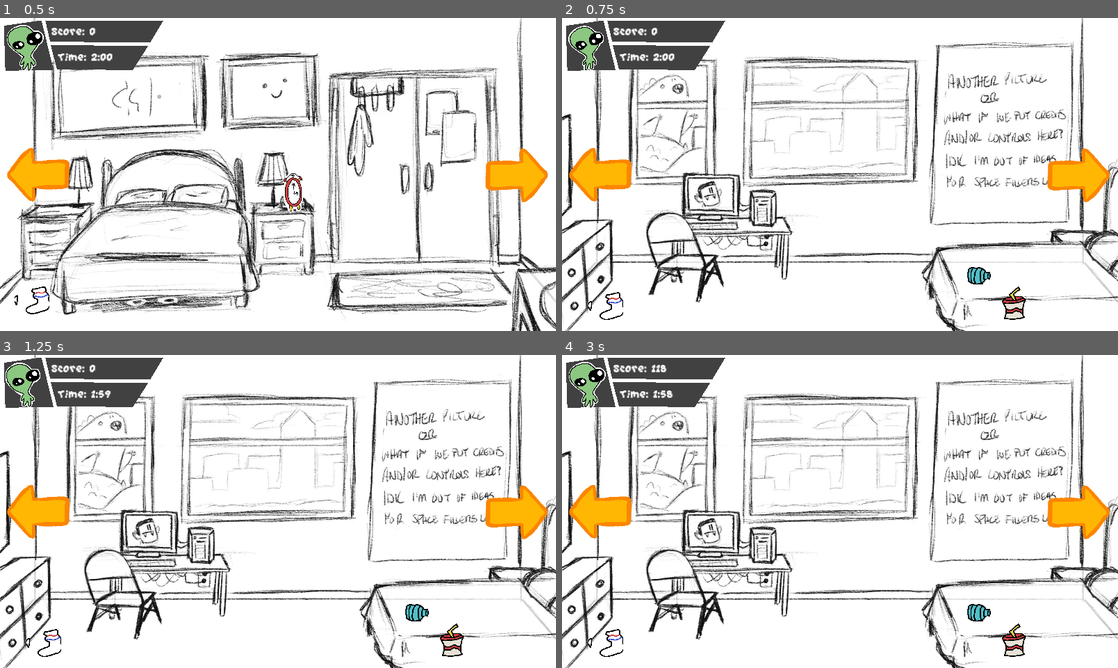
Above: before the commit, frames 1-4 (two rows, left to right).
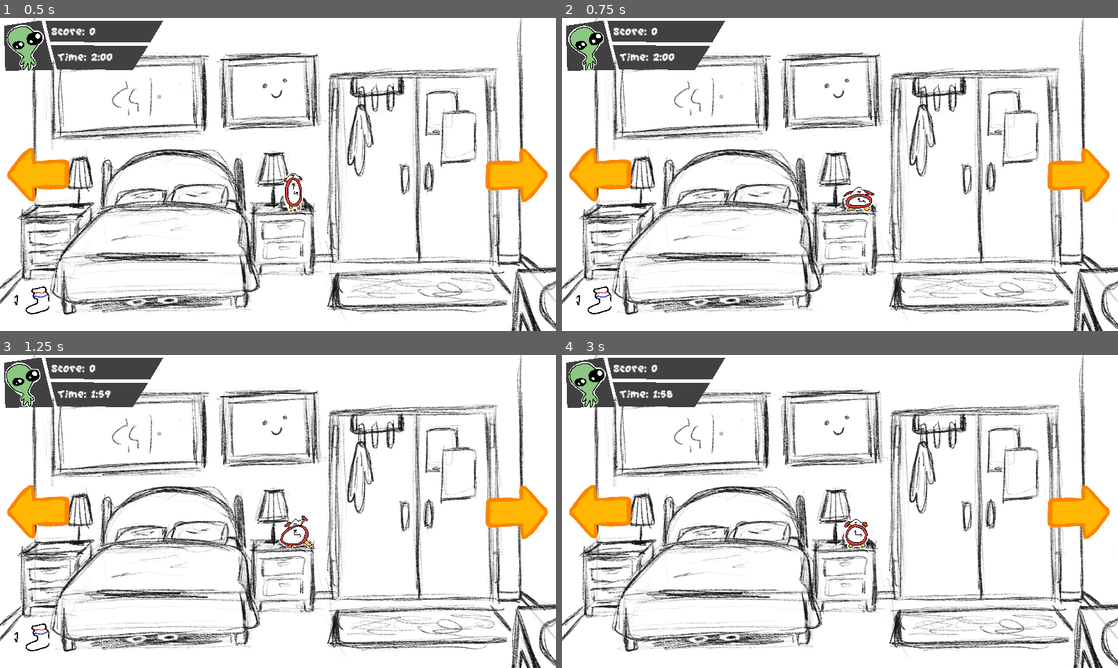
Above: after the commit, the same moments.

Repository: theloushan/Apartment-Complex-SBIG2024-Demo
Game: Godot game, scene res://Levels/level 1_chore_backup.tscn
Same seed, same stepped clock (60 frames per second), same inputs: the game is played once before the commit and once after it. This scene is started directly instead of the project's main scene.
Inputs (mouse positions are in pixels of both pictures, inside the frame that each line leads up to):
- Up to frame 1 (0.5 s): no input
- Up to frame 2 (0.75 s): click (600, 174) at 0.5 s
- Up to frame 3 (1.25 s): no input
- Up to frame 4 (3 s): click (1079, 511) at 1.25 s; click (595, 639) at 2.02 s; click (600, 511) at 2.75 s

Frame 1 is identical in both runs. In frame 2, 29% of the frame differs, in the area x 0-100%, y 0-100%; in frame 3, 29%; in frame 4, 29%.
Error after the commit: Attempt to call function 'play' in base 'null instance' on a null instance. (res://Scripts/game_camera.gd:18)

Commit message:
Added SFX, removed test build exes, added game icon, updated game times to final version, and exported demo version exe
SFX
- VA lines added for Cat, TV, and Window Distractions
- Phone SFX replaced with VA line
- SFX added for all button clicks
- SFX added for Chore spawn and Chore removal
- SFX added for Distraction completion

Executables
- Test build executables from 7/6/24 removed
- New "demo" build executables added

Graphics
- Updated game icon to match itch.io thumbnail

Gameplay
- Updated timers to match final gameplay parameters
- Game runs for 120 seconds
- Chores spawn in every 2-5 seconds
- Distractions activate every 16 seconds, decrementing by 1 second for every time a Distraction is spawned

Diff:
--- a/Assets/chore.tscn
+++ b/Assets/chore.tscn
@@ -1,7 +1,9 @@
-[gd_scene load_steps=12 format=3 uid="uid://rcckel45oi8x"]
+[gd_scene load_steps=14 format=3 uid="uid://rcckel45oi8x"]
 
 [ext_resource type="Script" path="res://Scripts/chore_script.gd" id="1_enxdp"]
 [ext_resource type="Texture2D" uid="uid://dojcp1gqa02fr" path="res://Assets/Sprite Sheets/Trash.PNG" id="2_43l2s"]
+[ext_resource type="AudioStream" uid="uid://l3w7gc3cwv6w" path="res://Assets/Sounds/cloth2.ogg" id="3_6unub"]
+[ext_resource type="AudioStream" uid="uid://c0n4xifa8xdtf" path="res://Assets/Sounds/phaseJump3.ogg" id="4_keg4o"]
 
 [sub_resource type="AtlasTexture" id="AtlasTexture_7usva"]
 atlas = ExtResource("2_43l2s")
@@ -83,3 +85,7 @@
 sprite_frames = SubResource("SpriteFrames_c865o")
 
 [node name="Chore Sound" type="AudioStreamPlayer2D" parent="."]
+stream = ExtResource("3_6unub")
+
+[node name="Remove Sound" type="AudioStreamPlayer" parent="."]
+stream = ExtResource("4_keg4o")
--- a/Levels/level 1.tscn
+++ b/Levels/level 1.tscn
@@ -17,19 +17,28 @@
 [ext_resource type="AudioStream" uid="uid://f4hhxyyyaici" path="res://Assets/Sounds/generic-alarm-clock.mp3" id="11_p1i1b"]
 [ext_resource type="Script" path="res://Scripts/menu_button.gd" id="12_hwqiq"]
 [ext_resource type="Texture2D" uid="uid://qf2dneedo070" path="res://Assets/Buttons/Menu_Button-1.png" id="12_jmynp"]
+[ext_resource type="AudioStream" uid="uid://dl8sjokr5nkea" path="res://Assets/Sounds/pepSound3.ogg" id="12_n5uuj"]
 [ext_resource type="FontFile" uid="uid://cb4xssjf63m48" path="res://Assets/GrapeSoda.ttf" id="12_oc1ta"]
 [ext_resource type="Texture2D" uid="uid://bttri2b6i31ch" path="res://Assets/Buttons/Menu_Button-2.png" id="13_1bd68"]
-[ext_resource type="AudioStream" uid="uid://qj37nw3kixt1" path="res://Assets/Sounds/rotary-phone-ring.mp3" id="13_igj2a"]
+[ext_resource type="AudioStream" uid="uid://m8rbqmm5ws2e" path="res://Assets/Sounds/ACLetim_Warranty.wav" id="13_kx4m3"]
 [ext_resource type="SpriteFrames" uid="uid://ds68l74htn8fp" path="res://Assets/Sprite Sheets/Cat Animations.tres" id="14_5x2ag"]
 [ext_resource type="Texture2D" uid="uid://c1fb8qnwd5ryk" path="res://Assets/Buttons/Menu_Button-3.png" id="14_vmoni"]
 [ext_resource type="Texture2D" uid="uid://b04y3sokpbjok" path="res://Assets/Buttons/Exit_Game_Button-1.png" id="15_0cqgs"]
 [ext_resource type="SpriteFrames" uid="uid://cilmwrgclv12e" path="res://Assets/Sprite Sheets/TV Animations.tres" id="15_422dv"]
 [ext_resource type="SpriteFrames" uid="uid://cgh3wdjk12ctw" path="res://Assets/Sprite Sheets/Window  Animations.tres" id="16_1kwxi"]
+[ext_resource type="AudioStream" uid="uid://s6e4jlbt7j1c" path="res://Assets/Sounds/MEOW.wav" id="16_at7s0"]
+[ext_resource type="AudioStream" uid="uid://cl7x567438wjt" path="res://Assets/Sounds/ACLetim_Caeruleus.wav" id="16_ephjy"]
 [ext_resource type="Texture2D" uid="uid://bj1krf784ddle" path="res://Assets/Buttons/Exit_Game_Button-2.png" id="16_v28pd"]
 [ext_resource type="Texture2D" uid="uid://cokvl1ixwn5pd" path="res://Assets/Buttons/Exit_Game_Button-3.png" id="17_tw5dv"]
+[ext_resource type="AudioStream" uid="uid://m8j0cdcwtrnx" path="res://Assets/Sounds/ACLetim_Neighbors.wav" id="18_rher8"]
 [ext_resource type="Script" path="res://Scripts/g_timer.gd" id="18_xjoe1"]
 [ext_resource type="Script" path="res://Scripts/chore_nodes.gd" id="19_0gvcn"]
 [ext_resource type="AudioStream" uid="uid://b5p64vydicwda" path="res://Assets/circle 5ths menu.wav" id="19_152nc"]
+[ext_resource type="AudioStream" uid="uid://2n4fj7qqp7pk" path="res://Assets/Sounds/woosh1.ogg" id="22_boatg"]
+[ext_resource type="AudioStream" uid="uid://c0n4xifa8xdtf" path="res://Assets/Sounds/phaseJump3.ogg" id="22_qig2k"]
+[ext_resource type="AudioStream" uid="uid://npcsupcol7do" path="res://Assets/Sounds/woosh8.ogg" id="24_10tfq"]
+[ext_resource type="AudioStream" uid="uid://bx60e24voqx5k" path="res://Assets/Sounds/error_003.ogg" id="31_jhb0l"]
+[ext_resource type="AudioStream" uid="uid://bauj0amw44rdx" path="res://Assets/Sounds/confirmation_004.ogg" id="35_4dfim"]
 
 [sub_resource type="AnimatedTexture" id="AnimatedTexture_33xne"]
 frames = 3
@@ -81,7 +90,7 @@
 [node name="dTimer" type="Timer" parent="Gameplay"]
 wait_time = 30.0
 script = ExtResource("3_0hkqt")
-metadata/startTime = 10
+metadata/startTime = 16
 
 [node name="Distraction Nodes" type="Node" parent="Gameplay"]
 script = ExtResource("4_8q7eo")
@@ -104,6 +113,9 @@
 [node name="Distraction SFX" parent="Gameplay/Distraction Nodes/Distraction" index="1"]
 stream = ExtResource("11_p1i1b")
 
+[node name="Removal SFX" type="AudioStreamPlayer" parent="Gameplay/Distraction Nodes/Distraction"]
+stream = ExtResource("12_n5uuj")
+
 [node name="Distraction2" parent="Gameplay/Distraction Nodes" instance=ExtResource("5_bmb2e")]
 offset_left = 886.0
 offset_top = -54.0
@@ -121,7 +133,10 @@
 animation = &"phoneIdle"
 
 [node name="Distraction SFX" parent="Gameplay/Distraction Nodes/Distraction2" index="1"]
-stream = ExtResource("13_igj2a")
+stream = ExtResource("13_kx4m3")
+
+[node name="Removal SFX" type="AudioStreamPlayer" parent="Gameplay/Distraction Nodes/Distraction2"]
+stream = ExtResource("12_n5uuj")
 
 [node name="Distraction3" parent="Gameplay/Distraction Nodes" instance=ExtResource("5_bmb2e")]
 offset_left = 1495.0
@@ -140,6 +155,12 @@
 animation = &"catIdle"
 frame_progress = 0.710639
 
+[node name="Distraction SFX" parent="Gameplay/Distraction Nodes/Distraction3" index="1"]
+stream = ExtResource("16_at7s0")
+
+[node name="Removal SFX" type="AudioStreamPlayer" parent="Gameplay/Distraction Nodes/Distraction3"]
+stream = ExtResource("12_n5uuj")
+
 [node name="Distraction4" parent="Gameplay/Distraction Nodes" instance=ExtResource("5_bmb2e")]
 offset_left = 2379.0
 offset_top = -124.0
@@ -156,6 +177,12 @@
 sprite_frames = ExtResource("15_422dv")
 animation = &"tvIdle"
 
+[node name="Distraction SFX" parent="Gameplay/Distraction Nodes/Distraction4" index="1"]
+stream = ExtResource("16_ephjy")
+
+[node name="Removal SFX" type="AudioStreamPlayer" parent="Gameplay/Distraction Nodes/Distraction4"]
+stream = ExtResource("12_n5uuj")
+
 [node name="Distraction5" parent="Gameplay/Distraction Nodes" instance=ExtResource("5_bmb2e")]
 offset_left = -1356.0
 offset_top = -236.0
@@ -172,6 +199,12 @@
 sprite_frames = ExtResource("16_1kwxi")
 animation = &"windowIdle"
 
+[node name="Distraction SFX" parent="Gameplay/Distraction Nodes/Distraction5" index="1"]
+stream = ExtResource("18_rher8")
+
+[node name="Removal SFX" type="AudioStreamPlayer" parent="Gameplay/Distraction Nodes/Distraction5"]
+stream = ExtResource("12_n5uuj")
+
 [node name="Chore Nodes" type="Node" parent="Gameplay"]
 script = ExtResource("19_0gvcn")
 metadata/maxChores = 5
@@ -180,6 +213,9 @@
 
 [node name="cTimer" type="Timer" parent="Gameplay/Chore Nodes"]
 one_shot = true
+
+[node name="Remove Sound" type="AudioStreamPlayer" parent="Gameplay/Chore Nodes"]
+stream = ExtResource("22_qig2k")
 
 [node name="Camera2D" type="Camera2D" parent="Gameplay"]
 script = ExtResource("6_cdxus")
@@ -193,6 +229,9 @@
 icon = ExtResource("6_2x805")
 flat = true
 
+[node name="Left SFX" type="AudioStreamPlayer2D" parent="Gameplay/Camera2D/Left Button"]
+stream = ExtResource("22_boatg")
+
 [node name="Right Button" type="Button" parent="Gameplay/Camera2D"]
 offset_left = 417.0
 offset_top = -66.0
@@ -201,6 +240,9 @@
 focus_mode = 0
 icon = ExtResource("7_leq2k")
 flat = true
+
+[node name="Right SFX" type="AudioStreamPlayer2D" parent="Gameplay/Camera2D/Right Button"]
+stream = ExtResource("24_10tfq")
 
 [node name="Alien Sprite" type="AnimatedSprite2D" parent="Gameplay/Camera2D"]
 position = Vector2(-519, -268)
@@ -298,6 +340,9 @@
 disabled = true
 texture_normal = ExtResource("15_0cqgs")
 texture_hover = SubResource("AnimatedTexture_33xne")
+
+[node name="Exit SFX" type="AudioStreamPlayer" parent="Gameplay/Camera2D/End Alien/End Screen/End Buttons/Exit Button"]
+stream = ExtResource("31_jhb0l")
 
 [node name="Menu Button" type="TextureButton" parent="Gameplay/Camera2D/End Alien/End Screen/End Buttons"]
 offset_left = -128.0
@@ -309,6 +354,9 @@
 disabled = true
 texture_normal = ExtResource("12_jmynp")
 texture_hover = SubResource("AnimatedTexture_ddykl")
+
+[node name="Menu SFX" type="AudioStreamPlayer" parent="Gameplay/Camera2D/End Alien/End Screen/End Buttons/Menu Button"]
+stream = ExtResource("35_4dfim")
 
 [node name="BGM" type="AudioStreamPlayer" parent="."]
 stream = ExtResource("19_152nc")
--- a/Levels/main menu.tscn
+++ b/Levels/main menu.tscn
@@ -1,10 +1,11 @@
-[gd_scene load_steps=8 format=3 uid="uid://cy8xmi80e4b52"]
+[gd_scene load_steps=9 format=3 uid="uid://cy8xmi80e4b52"]
 
 [ext_resource type="Texture2D" uid="uid://c6at3iuigh6w0" path="res://Assets/main_menu_concept.png" id="1_kb1oe"]
 [ext_resource type="Script" path="res://Scripts/menu_button.gd" id="2_a3leq"]
 [ext_resource type="Texture2D" uid="uid://b5x6osp137pyd" path="res://Assets/Buttons/Start_Button-1.png" id="2_vekib"]
 [ext_resource type="Texture2D" uid="uid://p266j1jwnrii" path="res://Assets/Buttons/Start_Button-2.png" id="3_vs3sa"]
 [ext_resource type="Texture2D" uid="uid://b888livqpvfpo" path="res://Assets/Buttons/Start_Button-3.png" id="4_m58lm"]
+[ext_resource type="AudioStream" uid="uid://dtfiuyqcuaoxp" path="res://Assets/Sounds/powerUp8.ogg" id="6_mjcqd"]
 [ext_resource type="AudioStream" uid="uid://bjrsef6yxb13i" path="res://Assets/menu vamp.wav" id="7_h2mjd"]
 
 [sub_resource type="AnimatedTexture" id="AnimatedTexture_07kcr"]
@@ -40,6 +41,9 @@
 stretch_mode = 3
 metadata/buttonName = ""
 
+[node name="Start SFX" type="AudioStreamPlayer" parent="Buttons/Start Button"]
+stream = ExtResource("6_mjcqd")
+
 [node name="BGM" type="AudioStreamPlayer" parent="."]
 stream = ExtResource("7_h2mjd")
 autoplay = true
--- a/Scripts/chore_nodes.gd
+++ b/Scripts/chore_nodes.gd
@@ -69,6 +69,7 @@
 
 func _on_chore_chore_clicked(chorePos):
 	#print(str(chorePos))
+	$"Remove Sound".play()
 	choreComplete.emit()
 	choreCount -= 1
 	for i in range(0,spawnLocations.size()):
--- a/Scripts/chore_script.gd
+++ b/Scripts/chore_script.gd
@@ -19,5 +19,6 @@
 
 
 func _pressed():
+	#$"Remove Sound".play()
 	emit_signal("choreClicked",global_position)
 	self.queue_free()
--- a/Scripts/distraction_script.gd
+++ b/Scripts/distraction_script.gd
@@ -46,6 +46,7 @@
 	$"Distraction Sprite".set_animation(idleName)
 	$"Distraction Sprite".play()
 	$"Distraction SFX".stop()
+	$"Removal SFX".play()
 	emit_signal("activeState",false,get_meta("distID"))
 	#if get_meta("animName") == "window":
 	#	$"Distraction Sprite".set_frame_and_progress(5,5)
--- a/Scripts/game_camera.gd
+++ b/Scripts/game_camera.gd
@@ -15,6 +15,7 @@
 
 
 func _on_left_button_pressed():
+	$"Left Button/Left SFX".play()
 	if position.x == 0:
 		position.x = -1155 # Move to BG4
 	elif position.x == 1155:
@@ -26,6 +27,7 @@
 
 
 func _on_right_button_pressed():
+	$"Right Button/Right SFX".play()
 	if position.x == 0:
 		position.x = 1155 # Move to BG2
 	elif position.x == 1155:
--- a/Scripts/menu_button.gd
+++ b/Scripts/menu_button.gd
@@ -11,12 +11,15 @@
 
 
 func _on_start_button_pressed():
+	$"Start Button/Start SFX".play()
 	get_tree().change_scene_to_file("res://Levels/level 1.tscn")
 
 
 func _on_menu_button_pressed():
+	$"Menu Button/Menu SFX".play()
 	get_tree().change_scene_to_file("res://Levels/main menu.tscn")
 
 
 func _on_exit_button_pressed():
+	$"Exit Button/Exit SFX".play()
 	get_tree().quit()
--- a/project.godot
+++ b/project.godot
@@ -10,10 +10,10 @@
 
 [application]
 
-config/name="SBIG2024"
+config/name="Apartment, Complex"
 run/main_scene="res://Levels/main menu.tscn"
 config/features=PackedStringArray("4.2", "GL Compatibility")
-config/icon="res://icon.svg"
+config/icon="res://Assets/icon.png"
 
 [display]
 
Not shown, added: Assets/Sounds/ACLetim_Caeruleus.wav.import
Not shown, added: Assets/Sounds/ACLetim_Neighbors.wav.import
Not shown, added: Assets/Sounds/ACLetim_Warranty.wav.import
Not shown, added: Assets/Sounds/MEOW.wav.import
Not shown, added: Assets/Sounds/cloth2.ogg.import
Not shown, added: Assets/Sounds/confirmation_004.ogg.import
Not shown, added: Assets/Sounds/error_003.ogg.import
Not shown, added: Assets/Sounds/pepSound3.ogg.import
Not shown, added: Assets/Sounds/phaseJump3.ogg.import
Not shown, added: Assets/Sounds/powerUp8.ogg.import
Not shown, added: Assets/Sounds/woosh1.ogg.import
Not shown, added: Assets/Sounds/woosh8.ogg.import
(and 24 more such lines)
